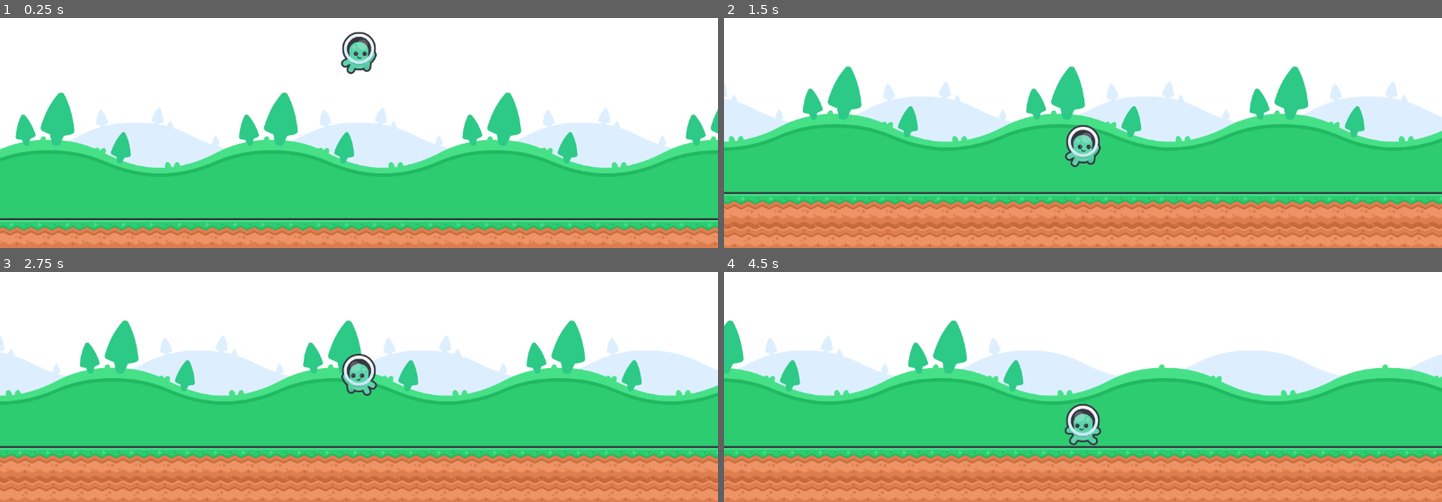
Above: before the commit, frames 1-4 (two rows, left to right).
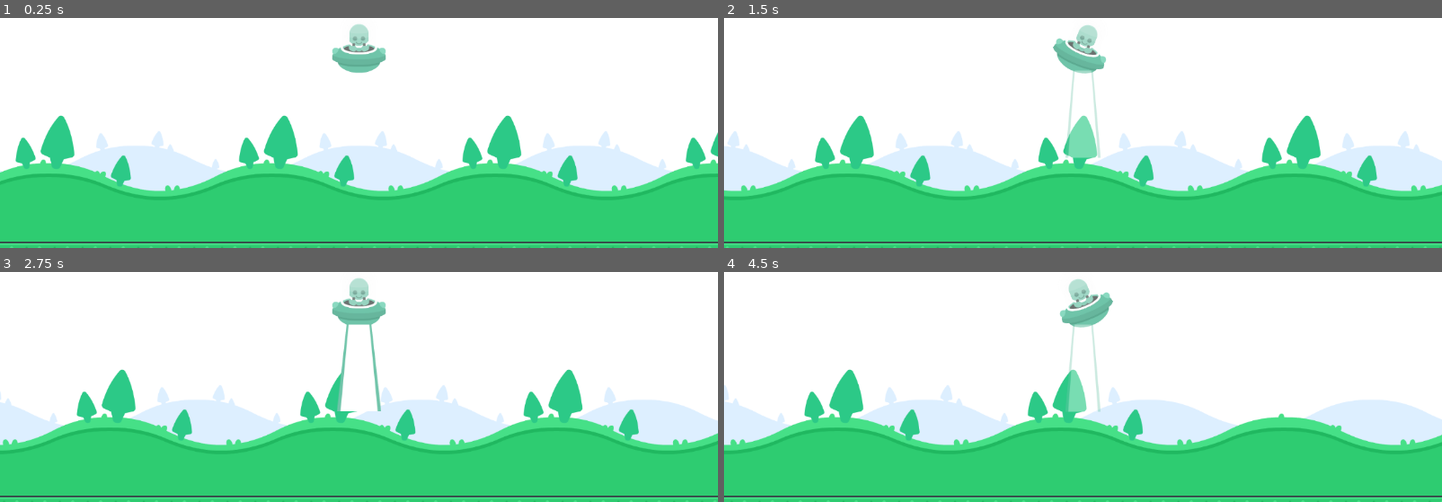
Above: after the commit, the same moments.

Repository: F3rnDev/InboudShovelJam2025
Game: Godot game, scene res://Nodes/Scenes/main.tscn
Same seed, same stepped clock (60 frames per second), same inputs: the game is played once before the commit and once after it. This scene is started directly instead of the project's main scene.
Inputs:
- Up to frame 1 (0.25 s): no input
- Up to frame 2 (1.5 s): hold Space (Jump) 0.53-1.28 s; hold Right (Move Right) from 0.53 s (still down); tap Space (Jump) at 1.35 s
- Up to frame 3 (2.75 s): tap Space (Jump) at 1.52, 1.82 s; release Right (Move Right) at 2.03 s; hold Left (Move Left) from 2.03 s (still down); hold Space (Jump) from 2.03 s (still down)
- Up to frame 4 (4.5 s): release Left (Move Left) at 2.78 s; release Space (Jump) at 2.78 s; hold Right (Move Right) 2.78-4.28 s; tap Space (Jump) at 2.85, 3.02, 3.32, 4.35 s; hold Space (Jump) 3.53-4.28 s; hold Left (Move Left) from 4.28 s (still down)

The runs differ from the first frame. In frame 1, 28% of the frame differs, in the area x 0-100%, y 2-100%; in frame 2, 53%; in frame 3, 53%; in frame 4, 54%, in the area x 0-100%, y 3-100%.

Commit message:
UFO movement

Diff:
--- a/Nodes/Scenes/main.tscn
+++ b/Nodes/Scenes/main.tscn
@@ -1,9 +1,9 @@
 [gd_scene load_steps=5 format=4 uid="uid://cbb56ackafflv"]
 
 [ext_resource type="TileSet" uid="uid://cguv3uauaardu" path="res://Nodes/Scenes/tilemapBackground.tres" id="1_6epbx"]
-[ext_resource type="PackedScene" uid="uid://dl8e2shl6fofv" path="res://Nodes/player.tscn" id="2_1kfen"]
 [ext_resource type="TileSet" uid="uid://6snbq7kucp30" path="res://Nodes/Scenes/tilemapGrass.tres" id="2_xqnp4"]
-[ext_resource type="PackedScene" path="res://Nodes/gameCamera.tscn" id="3_6epbx"]
+[ext_resource type="PackedScene" uid="uid://crge5gwsssnoo" path="res://Nodes/gameCamera.tscn" id="3_6epbx"]
+[ext_resource type="PackedScene" uid="uid://c0i2qcdea4yl" path="res://Nodes/playerUFO.tscn" id="4_xqnp4"]
 
 [node name="Main" type="Node2D"]
 
@@ -20,7 +20,7 @@
 zoom = Vector2(0.7, 0.7)
 limit_left = -3637
 limit_bottom = 576
-followRef = NodePath("../Player")
+followRef = NodePath("../PlayerUFO")
 
-[node name="Player" parent="." instance=ExtResource("2_1kfen")]
+[node name="PlayerUFO" parent="." instance=ExtResource("4_xqnp4")]
 collision_mask = 2
--- a/Nodes/playerUFO.tscn
+++ b/Nodes/playerUFO.tscn
@@ -1,5 +1,6 @@
-[gd_scene load_steps=7 format=3 uid="uid://c0i2qcdea4yl"]
+[gd_scene load_steps=12 format=3 uid="uid://c0i2qcdea4yl"]
 
+[ext_resource type="Script" uid="uid://dofdjubsvauiu" path="res://Scripts/player_ufo.gd" id="1_jtrr0"]
 [ext_resource type="Texture2D" uid="uid://d2yb2d751qlsv" path="res://Art/Sprites/UFO character/Green/UFO/shipGreen_manned.png" id="1_n33h1"]
 [ext_resource type="Texture2D" uid="uid://df75nh80ac535" path="res://Art/Sprites/UFO character/Green/UFO/dome.png" id="2_qp7fc"]
 [ext_resource type="Texture2D" uid="uid://ccwvady7kl0h6" path="res://Art/Sprites/UFO character/Green/Laser/laserGreen2.png" id="3_k1odt"]
@@ -21,7 +22,60 @@
 [sub_resource type="RectangleShape2D" id="RectangleShape2D_jtrr0"]
 size = Vector2(69, 100)
 
+[sub_resource type="Animation" id="Animation_jtrr0"]
+resource_name = "Open"
+tracks/0/type = "value"
+tracks/0/imported = false
+tracks/0/enabled = true
+tracks/0/path = NodePath(".:scale")
+tracks/0/interp = 1
+tracks/0/loop_wrap = true
+tracks/0/keys = {
+"times": PackedFloat32Array(0, 1),
+"transitions": PackedFloat32Array(0.225, 1),
+"update": 0,
+"values": [Vector2(0.05, 0), Vector2(1.5, 2)]
+}
+
+[sub_resource type="Animation" id="Animation_i2vrh"]
+length = 0.001
+tracks/0/type = "value"
+tracks/0/imported = false
+tracks/0/enabled = true
+tracks/0/path = NodePath(".:scale")
+tracks/0/interp = 1
+tracks/0/loop_wrap = true
+tracks/0/keys = {
+"times": PackedFloat32Array(0),
+"transitions": PackedFloat32Array(1),
+"update": 0,
+"values": [Vector2(1, 1)]
+}
+
+[sub_resource type="Animation" id="Animation_lacuh"]
+resource_name = "Close"
+tracks/0/type = "value"
+tracks/0/imported = false
+tracks/0/enabled = true
+tracks/0/path = NodePath(".:scale")
+tracks/0/interp = 1
+tracks/0/loop_wrap = true
+tracks/0/keys = {
+"times": PackedFloat32Array(0, 1),
+"transitions": PackedFloat32Array(0.225, 1),
+"update": 0,
+"values": [Vector2(1.5, 2), Vector2(0, 2)]
+}
+
+[sub_resource type="AnimationLibrary" id="AnimationLibrary_krmus"]
+_data = {
+&"Close": SubResource("Animation_lacuh"),
+&"Open": SubResource("Animation_jtrr0"),
+&"RESET": SubResource("Animation_i2vrh")
+}
+
 [node name="PlayerUFO" type="CharacterBody2D"]
+script = ExtResource("1_jtrr0")
 
 [node name="AnimatedSprite2D" type="AnimatedSprite2D" parent="."]
 sprite_frames = SubResource("SpriteFrames_qp7fc")
@@ -35,12 +89,19 @@
 shape = SubResource("RectangleShape2D_k1odt")
 
 [node name="LaserGreen2" type="Sprite2D" parent="."]
-position = Vector2(0, 105)
+position = Vector2(0, 55.7)
 texture = ExtResource("3_k1odt")
+offset = Vector2(0, 50)
 
 [node name="Area2D" type="Area2D" parent="LaserGreen2"]
+position = Vector2(0, 50.115)
 
 [node name="CollisionShape2D" type="CollisionShape2D" parent="LaserGreen2/Area2D"]
 position = Vector2(0.5, 0)
 shape = SubResource("RectangleShape2D_jtrr0")
 debug_color = Color(0.863337, 0.000613956, 0.867291, 0.42)
+
+[node name="AnimationPlayer" type="AnimationPlayer" parent="LaserGreen2"]
+libraries = {
+&"": SubResource("AnimationLibrary_krmus")
+}
--- /dev/null
+++ b/Scripts/player_ufo.gd
@@ -0,0 +1,63 @@
+extends CharacterBody2D
+
+@export var speed = 800.0
+@export var acceleration = 1500.0
+@export var frictionMult = 7
+
+#Tilting
+@export var tilt_amount := 35.0 # graus
+@export var tilt_speed := 10.0
+
+#Capturing enemies
+var captureMode = false
+var animated
+
+func _ready() -> void:
+	$LaserGreen2.modulate.a = 0.0
+
+func _physics_process(delta: float) -> void:
+	Movement(delta)
+	CaptureInput(delta)
+	move_and_slide()
+
+func _process(delta: float) -> void:
+	TiltSprite(delta)
+
+func Movement(delta):
+	var directionX = Input.get_axis("Move Left", "Move Right")
+	var directionY = Input.get_axis("Move Up", "Move Down")
+
+	var direction = Vector2(directionX, directionY).normalized()
+
+	var actualSpeed = speed
+	if captureMode:
+		actualSpeed = speed/2
+
+	if direction != Vector2.ZERO:
+		velocity = velocity.move_toward(direction * actualSpeed, acceleration * delta)
+	else:
+		velocity *= lerp(1.0, 0.0, delta * frictionMult)
+
+func TiltSprite(delta):
+	var sprite = $AnimatedSprite2D
+
+	var directionX = Input.get_axis("Move Left", "Move Right")
+	var target_tilt = 0.0
+
+	if abs(velocity.x) > 5 and !captureMode:
+		target_tilt = sign(directionX) * deg_to_rad(tilt_amount)
+
+	sprite.rotation = lerp_angle(sprite.rotation, target_tilt, tilt_speed * delta)
+
+func CaptureInput(delta):
+	captureMode = Input.is_action_pressed("Jump")
+	if captureMode:
+		$LaserGreen2.modulate.a = lerp($LaserGreen2.modulate.a, 1.0, 10 * delta)
+
+		if !animated:
+			$LaserGreen2/AnimationPlayer.play("Open")
+			animated = true
+	else:
+		$LaserGreen2.modulate.a = lerp($LaserGreen2.modulate.a, 0.0, 10 * delta)
+		$LaserGreen2/AnimationPlayer.play("Close")
+		animated = false
Not shown, added: Scripts/player_ufo.gd.uid
